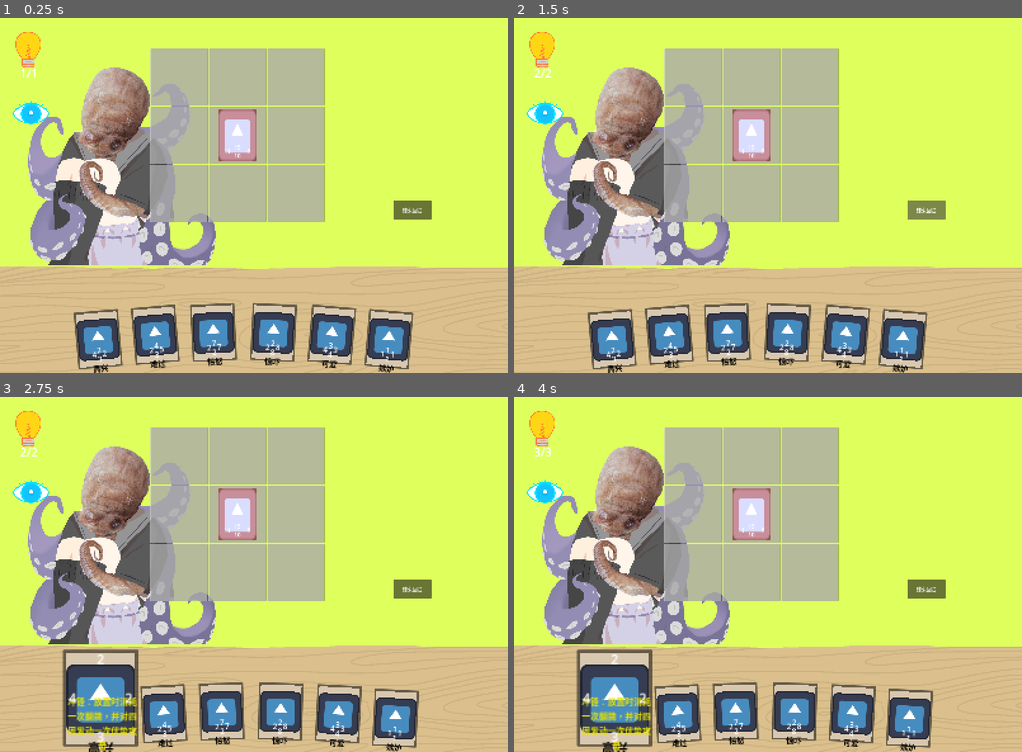
Above: before the commit, frames 1-4 (two rows, left to right).
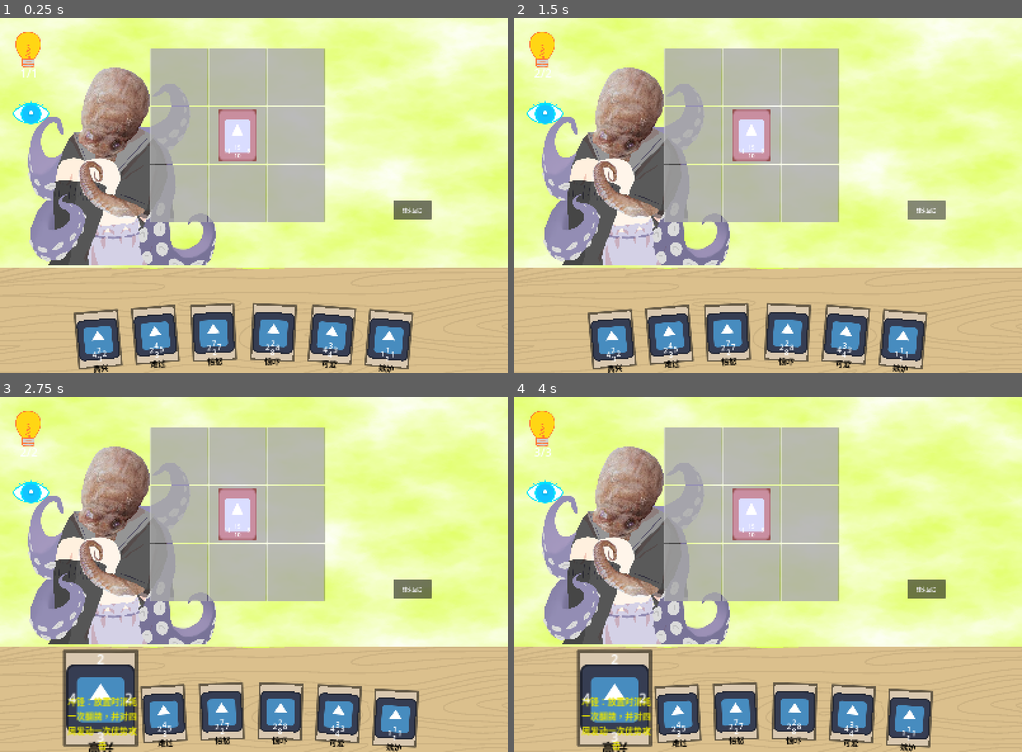
Above: after the commit, the same moments.

Repository: nOstalgia-April/CardGameDemo
Game: Godot game, scene res://tscns/main.tscn
Two runs of this game, one before a commit and one after it. Both use one fixed random seed, a clock stepped at 60 frames per second and the inputs below. The engine's default icon, where the game draws it, is replaced by a stand-in: a white triangle on a blue panel in a dark square.
Inputs (mouse positions are in pixels of both pictures, inside the frame that each line leads up to):
- Up to frame 1 (0.25 s): no input
- Up to frame 2 (1.5 s): click (610, 337) at 0.52 s; click "结束回合" at 1.25 s
- Up to frame 3 (2.75 s): click (96, 716) at 2.02 s
- Up to frame 4 (4 s): click "结束回合" at 2.75 s; click (610, 716) at 3.52 s

The runs differ from the first frame. In frame 1, 43% of the frame differs, in the area x 0-100%, y 0-71%; in frame 2, 43%; in frame 3, 43%; in frame 4, 43%.

Commit message:
纹理效果

Diff:
--- a/tscns/main.tscn
+++ b/tscns/main.tscn
@@ -5,11 +5,53 @@
 [ext_resource type="Texture2D" uid="uid://blx2lfdo5ooyg" path="res://assets/BG/战斗背景1.png" id="2_7wdkb"]
 [ext_resource type="PackedScene" uid="uid://nedwk80y63vm" path="res://tscns/hand_view.tscn" id="2_d36ai"]
 [ext_resource type="PackedScene" uid="uid://bv5h3cwm21ok7" path="res://tscns/board.tscn" id="3_fwypi"]
-[ext_resource type="Script" uid="uid://dlcdgo7i30f4y" path="res://scripts/board.gd" id="5_q4gcv"]
 [ext_resource type="Script" uid="uid://cxrmr0j7edstx" path="res://scripts/turn_manager.gd" id="5_turn"]
 [ext_resource type="PackedScene" uid="uid://bugqndusvguwg" path="res://tscns/turn_end_button.tscn" id="7_4ji1g"]
 [ext_resource type="PackedScene" uid="uid://cno353yuv2xjm" path="res://tscns/flip_hud.tscn" id="7_7wdkb"]
 [ext_resource type="PackedScene" uid="uid://ctwxkqyg1cwjv" path="res://tscns/energy_hud.tscn" id="7_q4gcv"]
+
+[sub_resource type="Shader" id="Shader_q4gcv"]
+code = "shader_type canvas_item;
+
+uniform sampler2D noise_texture : repeat_enable, filter_linear;
+uniform float speed = 0.02;
+uniform float noise_strength : hint_range(0.0, 1.0) = 0.2;
+
+// 【新增】纹理颜色：默认是白色，你可以随便改
+uniform vec4 texture_color : source_color = vec4(1.0, 1.0, 1.0, 1.0);
+
+void fragment() {
+    // 获取背景原本的黄色
+    vec4 base_color = COLOR;
+
+    // 计算流动
+    vec2 flow_uv = UV + vec2(TIME * speed, TIME * speed * 0.5);
+    float noise = texture(noise_texture, flow_uv).r;
+
+    // 【核心修改】混合颜色
+    // 之前我们是让黄色变暗(mix black)，现在我们是让黄色变成 texture_color
+    // noise * noise_strength 决定了有多少“纹理色”盖在“底色”上
+    COLOR.rgb = mix(base_color.rgb, texture_color.rgb, noise * noise_strength);
+    COLOR.a = base_color.a; // 保持透明度不变
+}"
+
+[sub_resource type="FastNoiseLite" id="FastNoiseLite_q4gcv"]
+noise_type = 2
+frequency = 0.008
+fractal_type = 2
+domain_warp_enabled = true
+domain_warp_amplitude = 20.0
+
+[sub_resource type="NoiseTexture2D" id="NoiseTexture2D_7wdkb"]
+noise = SubResource("FastNoiseLite_q4gcv")
+seamless = true
+
+[sub_resource type="ShaderMaterial" id="ShaderMaterial_q4gcv"]
+shader = SubResource("Shader_q4gcv")
+shader_parameter/noise_texture = SubResource("NoiseTexture2D_7wdkb")
+shader_parameter/speed = 0.05
+shader_parameter/noise_strength = 1.0
+shader_parameter/texture_color = Color(1, 1, 1, 1)
 
 [node name="Battle" type="Node2D" unique_id=1557048967]
 script = ExtResource("1_7wdkb")
@@ -18,6 +60,12 @@
 position = Vector2(800, 560)
 texture = ExtResource("2_7wdkb")
 metadata/_edit_lock_ = true
+
+[node name="dynamicwall" type="ColorRect" parent="." unique_id=2147398521]
+material = SubResource("ShaderMaterial_q4gcv")
+offset_right = 1603.0
+offset_bottom = 790.0
+color = Color(0.8745098, 1, 0.3647059, 1)
 
 [node name="Sprite2D" type="Sprite2D" parent="." unique_id=1245972592]
 position = Vector2(350.00003, 466.00003)
@@ -49,7 +97,6 @@
 offset_top = 96.0
 offset_right = 474.0
 offset_bottom = 96.0
-script = ExtResource("5_q4gcv")
 turn_manager_path = NodePath("../../TurnManager")
 
 [node name="HUD" type="Control" parent="Root" unique_id=2047279455]
Not shown, added: 纹理调整指南.md
